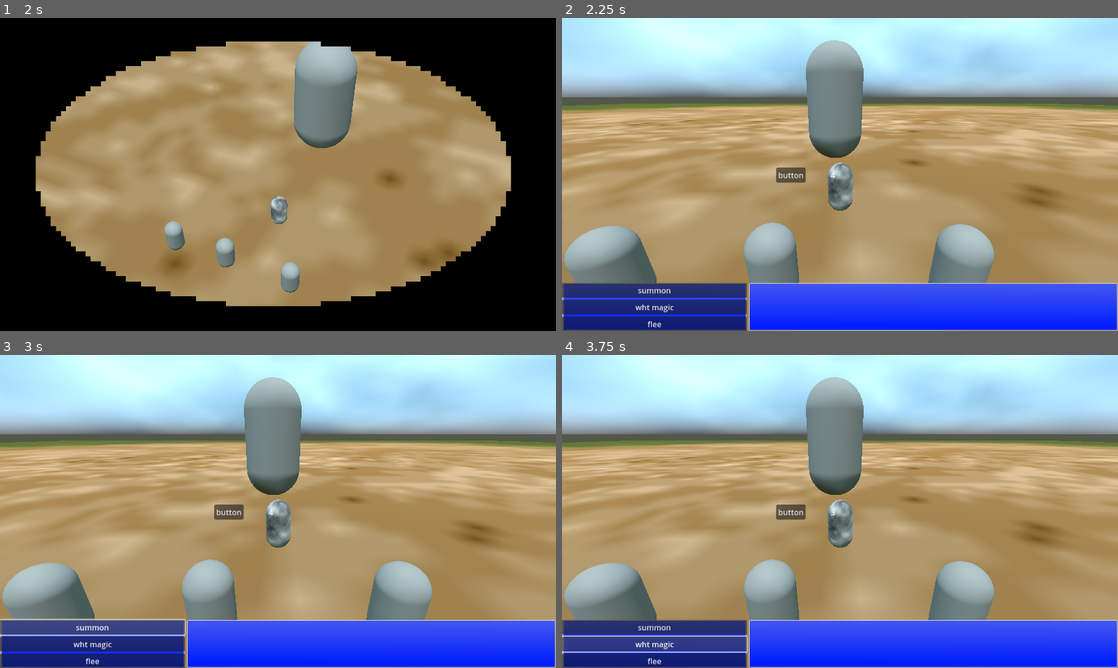
Above: before the commit, frames 1-4 (two rows, left to right).
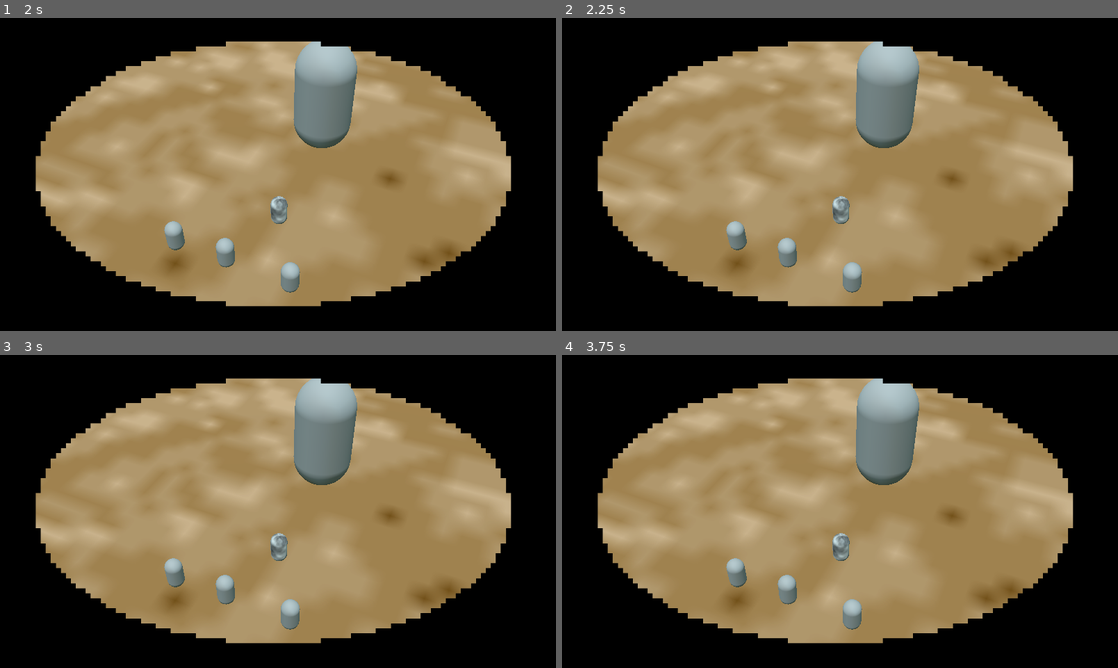
Above: after the commit, the same moments.

Repository: ludovino/BuiltToScale2024
Game: Godot game, scene res://battle/battle_scene.tscn
The game is run twice, just before and just after one commit, with the same random seed, the same clock (stepped at 60 frames per second) and the same inputs.
Inputs (mouse positions are in pixels of both pictures, inside the frame that each line leads up to):
- Up to frame 1 (2 s): tap Enter (ui_accept) at 0.5, 0.77, 1.25, 1.52 s; move the mouse to (400, 158) at 0.52 s; hold Right (ui_right) 0.53-1.28 s; click (400, 158) at 0.67 s; move the mouse to (166, 190) at 1.27 s; hold Left (ui_left) from 1.28 s (still down); click (166, 190) at 1.42 s
- Up to frame 2 (2.25 s): tap Enter (ui_accept) at 2 s; move the mouse to (895, 105) at 2.02 s; release Left (ui_left) at 2.03 s; hold Right (ui_right) from 2.03 s (still down); click (895, 105) at 2.17 s
- Up to frame 3 (3 s): release Right (ui_right) at 2.75 s; click (94, 627) at 2.75 s, where only the run before the commit has a clickable "summon"
- Up to frame 4 (3.75 s): click (656, 642) at 3.5 s, where only the run before the commit has a clickable "wht magic"

Frame 1 is identical in both runs. In frame 2, 76% of the frame differs, in the area x 0-100%, y 0-100%; in frame 3, 76%; in frame 4, 76%.

Commit message:
added demon pellet asset (before we decided we won't use it)

Diff:
--- /dev/null
+++ b/demon_pov/demon_pellet/demon_pellet.tscn
@@ -0,0 +1,13 @@
+[gd_scene load_steps=3 format=3 uid="uid://df20tgche8l83"]
+
+[ext_resource type="Texture2D" uid="uid://b4vihmbrc3rnl" path="res://battle/demon_pellet_64x64.png" id="1_dqujy"]
+
+[sub_resource type="SphereShape3D" id="SphereShape3D_yxl8l"]
+
+[node name="DemonPellet" type="Sprite3D"]
+texture = ExtResource("1_dqujy")
+
+[node name="Area3D" type="Area3D" parent="."]
+
+[node name="CollisionShape3D" type="CollisionShape3D" parent="Area3D"]
+shape = SubResource("SphereShape3D_yxl8l")
--- a/demon_pov/demon_pov.tscn
+++ b/demon_pov/demon_pov.tscn
@@ -1,7 +1,8 @@
-[gd_scene load_steps=6 format=3 uid="uid://n1ikks0vo2ff"]
+[gd_scene load_steps=7 format=3 uid="uid://n1ikks0vo2ff"]
 
 [ext_resource type="Script" path="res://demon_pov/demon_pov_minigame.gd" id="1_6ig5x"]
 [ext_resource type="Script" path="res://demon_pov/demon_pov_camera.gd" id="2_b2wtg"]
+[ext_resource type="PackedScene" uid="uid://df20tgche8l83" path="res://demon_pov/demon_pellet/demon_pellet.tscn" id="2_xlor4"]
 [ext_resource type="Texture2D" uid="uid://40c5p110fc3c" path="res://battle/textures/pixil-frame-0 (1) (2).png" id="3_gul5b"]
 
 [sub_resource type="CapsuleShape3D" id="CapsuleShape3D_qfvpl"]
@@ -51,7 +52,7 @@
 script = ExtResource("2_b2wtg")
 joystickSensitivity = 0.75
 horizontalBounds = 25.0
-verticalBounds = 10.0
+verticalBounds = 25.0
 
 [node name="RayCast3D" type="RayCast3D" parent="DemonPOVCamera"]
 transform = Transform3D(1, 0, -2.98023e-08, 0, 1, 2.98023e-08, 0, 0, 1, 0, 0, 0)
@@ -66,7 +67,7 @@
 scale = Vector2(1.025, 1.025)
 texture = ExtResource("3_gul5b")
 
-[node name="Sprite2D" type="Sprite2D" parent="."]
+[node name="DemonPellet" parent="." instance=ExtResource("2_xlor4")]
 
 [connection signal="input_event" from="PartyMemberArea" to="." method="_on_party_member_area_input_event"]
 [connection signal="input_event" from="PartyMemberArea2" to="." method="_on_party_member_area_2_input_event"]
--- a/demon_pov/demon_pov_minigame.gd
+++ b/demon_pov/demon_pov_minigame.gd
@@ -9,7 +9,12 @@
 
 @export var cow_enemy_area : Area3D
 
+var initialised : bool
+
+
 func _ready() -> void:
+	if !initialised:
+		initialised = true
 	pass
 
 func _process(delta):
@@ -38,23 +43,3 @@
 
 func _on_enemy_clicked() -> void:
 	succeeded.emit()
-
-func _on_cow_enemy_area_input_event(camera: Node, event: InputEvent, event_position: Vector3, normal: Vector3, shape_idx: int) -> void:
-	var mouseClick = event as InputEventMouseButton
-	if(mouseClick and mouseClick.button_index == 1 and mouseClick.pressed):
-		_on_enemy_clicked()
-
-func _on_party_member_area_input_event(camera: Node, event: InputEvent, event_position: Vector3, normal: Vector3, shape_idx: int) -> void:
-	var mouseClick = event as InputEventMouseButton
-	if(mouseClick and mouseClick.button_index == 1 and mouseClick.pressed):
-		_on_teammate_clicked()
-
-func _on_party_member_area_2_input_event(camera: Node, event: InputEvent, event_position: Vector3, normal: Vector3, shape_idx: int) -> void:
-	var mouseClick = event as InputEventMouseButton
-	if(mouseClick and mouseClick.button_index == 1 and mouseClick.pressed):
-		_on_teammate_clicked()
-
-func _on_party_member_area_3_input_event(camera: Node, event: InputEvent, event_position: Vector3, normal: Vector3, shape_idx: int) -> void:
-	var mouseClick = event as InputEventMouseButton
-	if(mouseClick and mouseClick.button_index == 1 and mouseClick.pressed):
-		_on_teammate_clicked()
Binary file added: battle/demon_pellet_64x64.png
Not shown, added: battle/demon_pellet_64x64.png.import
